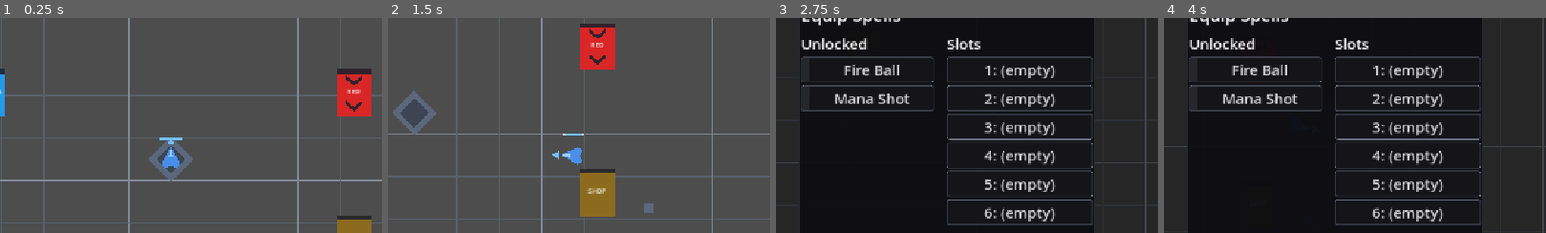
Above: before the commit, frames 1-4 (left to right).
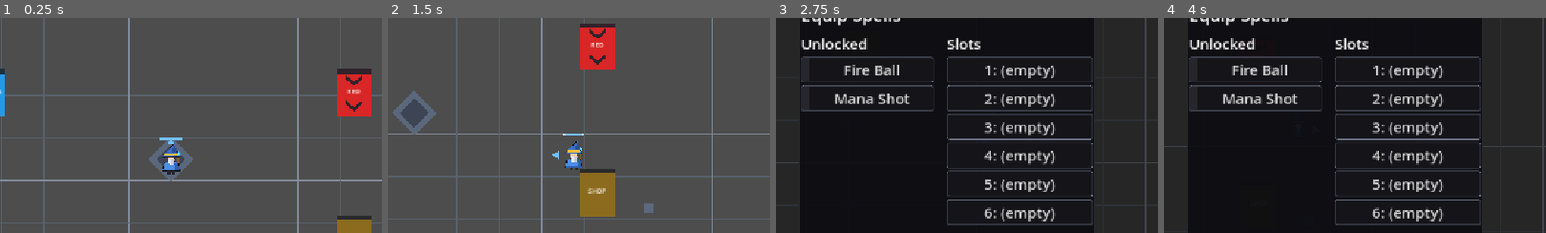
Above: after the commit, the same moments.

Repository: BestestGameStudio/gangU
Game: Godot game, scene res://scenes/main.tscn
Same seed, same stepped clock (60 frames per second), same inputs: the game is played once before the commit and once after it.
Inputs (mouse positions are % of the whole screen's width and height, from its top left):
- Up to frame 1 (0.25 s): no input
- Up to frame 2 (1.5 s): tap Enter at 0.5 s; move the mouse to (72, 45) at 0.52 s; hold D (move_right) 0.53-1.28 s; hold Space (cast) 0.53-1.28 s; move the mouse to (30, 55) at 1.27 s; hold S (move_down) from 1.28 s (still down); tap Space (cast) at 1.35 s
- Up to frame 3 (2.75 s): move the mouse to (60, 28) at 2.02 s; release S (move_down) at 2.03 s; hold D (move_right) from 2.03 s (still down); hold Tab (equip_panel) from 2.03 s (still down); tap Space (cast) at 2.3 s
- Up to frame 4 (4 s): move the mouse to (45, 70) at 2.77 s; release D (move_right) at 2.78 s; release Tab (equip_panel) at 2.78 s; hold W (move_up) 2.78-3.53 s; tap E (use_consumable) at 2.85 s; tap Space (cast) at 3.05 s; move the mouse to (80, 65) at 3.52 s; hold A (move_left) from 3.53 s (still down); hold Space (cast) from 3.53 s (still down); tap 1 at 3.6 s
The pictures show only the part of the screen within x 28-78%, y 24-74%; the shares and areas given below are measured in that part.

The runs differ from the first frame. In frame 1, 0.4% of the frame differs, in the area x 42-48%, y 58-73%; in frame 2, 0.4%; in frame 3, less than 0.1%; in frame 4, less than 0.1%.

Commit message:
Wizard player: AnimatedSprite2D integration (#137) (#157)
* Add files via upload

* Delete scripts/player.gd

* Rename 1-player.gd to player.gd

* Add files via upload

* Delete scripts/test89_player_visual.gd

* Rename 2-test89_player_visual.gd to test89_player_visual.gd

* Add files via upload

* Delete scenes/main.tscn

* Rename 3-main.tscn to main.tscn

* Add files via upload

* Delete scripts/player.gd

* Rename 1-player.gd to player.gd

* Add files via upload

* Delete scripts/test89_player_visual.gd

* Rename 2-test89_player_visual.gd to test89_player_visual.gd

Diff:
--- a/scenes/main.tscn
+++ b/scenes/main.tscn
@@ -1,8 +1,192 @@
-[gd_scene load_steps=4 format=3 uid="uid://bgangu1main"]
+[gd_scene load_steps=26 format=3 uid="uid://bgangu1main"]
 
 [ext_resource type="Script" path="res://scripts/main.gd" id="1_main"]
 [ext_resource type="PackedScene" uid="uid://bgangu2player" path="res://scenes/player.tscn" id="2_player"]
 [ext_resource type="Script" path="res://scripts/camera_follow.gd" id="3_camera"]
+[ext_resource type="Texture2D" uid="uid://b3uskwef8wg77" path="res://assets/sprites/main_character.png" id="4_sheet"]
+
+[sub_resource type="AtlasTexture" id="AtlasTexture_idle_down_0"]
+atlas = ExtResource("4_sheet")
+region = Rect2(0, 0, 32, 48)
+
+[sub_resource type="AtlasTexture" id="AtlasTexture_walk_down_1"]
+atlas = ExtResource("4_sheet")
+region = Rect2(32, 0, 32, 48)
+
+[sub_resource type="AtlasTexture" id="AtlasTexture_walk_down_2"]
+atlas = ExtResource("4_sheet")
+region = Rect2(64, 0, 32, 48)
+
+[sub_resource type="AtlasTexture" id="AtlasTexture_walk_down_3"]
+atlas = ExtResource("4_sheet")
+region = Rect2(96, 0, 32, 48)
+
+[sub_resource type="AtlasTexture" id="AtlasTexture_walk_down_4"]
+atlas = ExtResource("4_sheet")
+region = Rect2(128, 0, 32, 48)
+
+[sub_resource type="AtlasTexture" id="AtlasTexture_idle_left_0"]
+atlas = ExtResource("4_sheet")
+region = Rect2(0, 48, 32, 48)
+
+[sub_resource type="AtlasTexture" id="AtlasTexture_walk_left_1"]
+atlas = ExtResource("4_sheet")
+region = Rect2(32, 48, 32, 48)
+
+[sub_resource type="AtlasTexture" id="AtlasTexture_walk_left_2"]
+atlas = ExtResource("4_sheet")
+region = Rect2(64, 48, 32, 48)
+
+[sub_resource type="AtlasTexture" id="AtlasTexture_walk_left_3"]
+atlas = ExtResource("4_sheet")
+region = Rect2(96, 48, 32, 48)
+
+[sub_resource type="AtlasTexture" id="AtlasTexture_walk_left_4"]
+atlas = ExtResource("4_sheet")
+region = Rect2(128, 48, 32, 48)
+
+[sub_resource type="AtlasTexture" id="AtlasTexture_idle_right_0"]
+atlas = ExtResource("4_sheet")
+region = Rect2(0, 96, 32, 48)
+
+[sub_resource type="AtlasTexture" id="AtlasTexture_walk_right_1"]
+atlas = ExtResource("4_sheet")
+region = Rect2(32, 96, 32, 48)
+
+[sub_resource type="AtlasTexture" id="AtlasTexture_walk_right_2"]
+atlas = ExtResource("4_sheet")
+region = Rect2(64, 96, 32, 48)
+
+[sub_resource type="AtlasTexture" id="AtlasTexture_walk_right_3"]
+atlas = ExtResource("4_sheet")
+region = Rect2(96, 96, 32, 48)
+
+[sub_resource type="AtlasTexture" id="AtlasTexture_walk_right_4"]
+atlas = ExtResource("4_sheet")
+region = Rect2(128, 96, 32, 48)
+
+[sub_resource type="AtlasTexture" id="AtlasTexture_idle_up_0"]
+atlas = ExtResource("4_sheet")
+region = Rect2(0, 144, 32, 48)
+
+[sub_resource type="AtlasTexture" id="AtlasTexture_walk_up_1"]
+atlas = ExtResource("4_sheet")
+region = Rect2(32, 144, 32, 48)
+
+[sub_resource type="AtlasTexture" id="AtlasTexture_walk_up_2"]
+atlas = ExtResource("4_sheet")
+region = Rect2(64, 144, 32, 48)
+
+[sub_resource type="AtlasTexture" id="AtlasTexture_walk_up_3"]
+atlas = ExtResource("4_sheet")
+region = Rect2(96, 144, 32, 48)
+
+[sub_resource type="AtlasTexture" id="AtlasTexture_walk_up_4"]
+atlas = ExtResource("4_sheet")
+region = Rect2(128, 144, 32, 48)
+
+[sub_resource type="SpriteFrames" id="SpriteFrames_wizard"]
+animations = [{
+"frames": [{
+"duration": 1.0,
+"texture": SubResource("AtlasTexture_idle_down_0")
+}],
+"loop": true,
+"name": &"idle_down",
+"speed": 5.0
+}, {
+"frames": [{
+"duration": 1.0,
+"texture": SubResource("AtlasTexture_walk_down_1")
+}, {
+"duration": 1.0,
+"texture": SubResource("AtlasTexture_walk_down_2")
+}, {
+"duration": 1.0,
+"texture": SubResource("AtlasTexture_walk_down_3")
+}, {
+"duration": 1.0,
+"texture": SubResource("AtlasTexture_walk_down_4")
+}],
+"loop": true,
+"name": &"walk_down",
+"speed": 8.0
+}, {
+"frames": [{
+"duration": 1.0,
+"texture": SubResource("AtlasTexture_idle_left_0")
+}],
+"loop": true,
+"name": &"idle_left",
+"speed": 5.0
+}, {
+"frames": [{
+"duration": 1.0,
+"texture": SubResource("AtlasTexture_walk_left_1")
+}, {
+"duration": 1.0,
+"texture": SubResource("AtlasTexture_walk_left_2")
+}, {
+"duration": 1.0,
+"texture": SubResource("AtlasTexture_walk_left_3")
+}, {
+"duration": 1.0,
+"texture": SubResource("AtlasTexture_walk_left_4")
+}],
+"loop": true,
+"name": &"walk_left",
+"speed": 8.0
+}, {
+"frames": [{
+"duration": 1.0,
+"texture": SubResource("AtlasTexture_idle_right_0")
+}],
+"loop": true,
+"name": &"idle_right",
+"speed": 5.0
+}, {
+"frames": [{
+"duration": 1.0,
+"texture": SubResource("AtlasTexture_walk_right_1")
+}, {
+"duration": 1.0,
+"texture": SubResource("AtlasTexture_walk_right_2")
+}, {
+"duration": 1.0,
+"texture": SubResource("AtlasTexture_walk_right_3")
+}, {
+"duration": 1.0,
+"texture": SubResource("AtlasTexture_walk_right_4")
+}],
+"loop": true,
+"name": &"walk_right",
+"speed": 8.0
+}, {
+"frames": [{
+"duration": 1.0,
+"texture": SubResource("AtlasTexture_idle_up_0")
+}],
+"loop": true,
+"name": &"idle_up",
+"speed": 5.0
+}, {
+"frames": [{
+"duration": 1.0,
+"texture": SubResource("AtlasTexture_walk_up_1")
+}, {
+"duration": 1.0,
+"texture": SubResource("AtlasTexture_walk_up_2")
+}, {
+"duration": 1.0,
+"texture": SubResource("AtlasTexture_walk_up_3")
+}, {
+"duration": 1.0,
+"texture": SubResource("AtlasTexture_walk_up_4")
+}],
+"loop": true,
+"name": &"walk_up",
+"speed": 8.0
+}]
 
 [node name="Main" type="Node2D"]
 script = ExtResource("1_main")
@@ -10,5 +194,10 @@
 [node name="Player" parent="." instance=ExtResource("2_player")]
 position = Vector2(576, 324)
 
+[node name="WizardSprite" type="AnimatedSprite2D" parent="Player"]
+texture_filter = 1
+sprite_frames = SubResource("SpriteFrames_wizard")
+animation = &"idle_down"
+
 [node name="FollowCamera" type="Camera2D" parent="."]
 script = ExtResource("3_camera")
--- a/scripts/player.gd
+++ b/scripts/player.gd
@@ -13,11 +13,27 @@
 
 var hp: int
 
+## #137: wizard sprite facing state. The 8-way movement vector collapses to
+## 4-way facing on the dominant axis (exact diagonals resolve vertically) and
+## the last facing is retained while idle. Down is the at-rest facing.
+var facing: StringName = &"down"
+
 @onready var aim_indicator: Node2D = $AimIndicator
 @onready var body: Polygon2D = $Body
+@onready var nose_edge: Polygon2D = $NoseEdge
+## #137: AnimatedSprite2D wizard, added by main.tscn's Player subtree. Null in
+## bare player.tscn instances (test arenas), which keep the legacy Body dart.
+@onready var sprite: AnimatedSprite2D = get_node_or_null("WizardSprite")
 
 func _ready() -> void:
 	hp = max_hp
+	if sprite != null:
+		# Legacy dart hull + its nose accent both retire when the wizard art
+		# carries the player visual; the AimIndicator is aim, not hull, and
+		# stays. Bare player.tscn instances keep all three legacy visuals.
+		body.visible = false
+		nose_edge.visible = false
+		_update_sprite(false)
 
 ## #5 contract: single damage entry point. Clamps HP at 0 and emits
 ## health_changed ONLY from inside here, so HP can never change silently.
@@ -45,9 +61,29 @@
 	var input_dir := Input.get_vector(&"move_left", &"move_right", &"move_up", &"move_down")
 	velocity = input_dir * speed
 	move_and_slide()
+	if sprite != null:
+		if input_dir != Vector2.ZERO:
+			# 8-way -> 4-way: dominant axis wins, exact diagonals face vertically.
+			if absf(input_dir.x) > absf(input_dir.y):
+				facing = &"right" if input_dir.x > 0.0 else &"left"
+			else:
+				facing = &"down" if input_dir.y > 0.0 else &"up"
+		_update_sprite(input_dir != Vector2.ZERO)
 
 func _process(_delta: float) -> void:
 	# Face the mouse cursor; manual aim only.
 	var aim_dir := global_position.direction_to(get_global_mouse_position())
 	if aim_dir.length_squared() > 0.0:
 		rotation = aim_dir.angle()
+	if sprite != null:
+		# Aim rotation stays on the player node (cast/aim contract, #137):
+		# the wizard art itself must stay upright - its facing comes from
+		# directional animation frames, not node rotation.
+		sprite.global_rotation = 0.0
+
+## #137: drive idle_<dir>/walk_<dir> from the retained facing + movement.
+func _update_sprite(walking: bool) -> void:
+	var prefix := "walk_" if walking else "idle_"
+	var anim := StringName(prefix + String(facing))
+	if sprite.animation != anim or not sprite.is_playing():
+		sprite.play(anim)
--- a/scripts/test89_player_visual.gd
+++ b/scripts/test89_player_visual.gd
@@ -1,27 +1,38 @@
 extends SceneTree
-## #89 acceptance driver (headless, production composition via main.tscn).
-## Proves the player VISUAL restyle within its exact boundary:
-##   r16       - CollisionShape2D still carries CircleShape2D radius 16.0
-##               (collision byte-untouched by the restyle)
-##   hull      - Body polygon is EXACTLY the angular dart hull with the nose
-##               at +X, blue-family fill (b > r, b > g)
-##   nose edge - NoseEdge accent child present at the nose, light blue
-##   aim tint  - AimIndicator is blue-family (was orange-red), same triangle
-##               at (22,0)
-##   bar tint  - CooldownBarFill is blue-family, BG stays neutral
-##   aim track - player rotation follows the cursor (nose = facing edge):
-##               warped mouse positions produce the expected angles
-##   hub boot  - production hub boots with the player present
-##   dungeon   - real normal-gate entry: blue player among three orange
-##               enemies (enemy bodies r > b, player b > r)
-## The hull/tint legs FAIL on the old base (square Body, red AimIndicator,
-## orange fill) - meaningful negative. Gate use follows the test9 direct
-## _on_body_entered idiom - NOT real-input movement proof.
+## #137 acceptance driver (headless, production composition via main.tscn).
+## Proves the wizard AnimatedSprite2D integration within its exact boundary:
+##   r16        - CollisionShape2D still carries CircleShape2D radius 16.0
+##                (collision byte-untouched by the integration)
+##   sprite     - WizardSprite AnimatedSprite2D present in the PLAYER subtree,
+##                legacy Polygon2D Body hidden (DECOR LEGS: both FAIL on
+##                pre-sprite main, where no WizardSprite exists and the Body
+##                dart is visible - the meaningful negative)
+##   frames     - SpriteFrames carries exactly idle_<dir>/walk_<dir> for
+##                down/left/right/up: idle 1 frame, walk 4 frames, looped
+##   facing     - real movement input drives facing: right/up/left walks
+##                select walk_<dir>; releasing input keeps the LAST facing
+##                via idle_<dir>; an exact right+up diagonal resolves
+##                vertically (walk_up); at rest the facing is idle_down
+##   upright    - sprite global_rotation stays 0 while the player node
+##                rotates to aim (aim/cast contract unchanged)
+##   contrast   - sprite silhouette: walk_down frame is opaque over its body
+##                and its robe pixel reads blue-family (b>r, b>g); the three
+##                dungeon enemies still read orange (r>b)
+##   aim tint   - AimIndicator is blue-family (was orange-red), same triangle
+##                at (22,0)
+##   bar tint   - CooldownBarFill is blue-family, BG stays neutral
+##   aim track  - player rotation follows the cursor, warped mouse positions
+##                produce the expected angles
+##   hub boot   - production hub boots with the player present
+##   dungeon    - real normal-gate entry: shared player arrives in DungeonA
+## Gate use follows the test9 direct _on_body_entered idiom. Movement legs
+## use real Input.action_press physics frames.
 
-const EXPECTED_HULL: Array[Vector2] = [Vector2(20, 0), Vector2(-6, -13), Vector2(-14, -9), Vector2(-9, 0), Vector2(-14, 9), Vector2(-6, 13)]
+const DIRS: Array[StringName] = [&"down", &"left", &"right", &"up"]
 
 var scene: Node
 var p: CharacterBody2D
+var sprite: AnimatedSprite2D
 var phase := 0
 var t := 0.0
 var fails := 0
@@ -39,6 +50,10 @@
 func _blue_family(c: Color) -> bool:
 	return c.b > c.r and c.b > c.g
 
+func _frame_color(tex: Texture2D, uv: Vector2i) -> Color:
+	var img := tex.get_image()
+	return img.get_pixel(clampi(uv.x, 0, img.get_width() - 1), clampi(uv.y, 0, img.get_height() - 1))
+
 func _process(delta: float) -> bool:
 	t += delta
 	match phase:
@@ -49,59 +64,120 @@
 				var cs: CollisionShape2D = p.get_node("CollisionShape2D")
 				_check("r16: collision circle radius unchanged at 16.0",
 					cs.shape is CircleShape2D and is_equal_approx(cs.shape.radius, 16.0))
+				sprite = p.get_node_or_null("WizardSprite")
+				_check("sprite: WizardSprite AnimatedSprite2D present in PLAYER subtree",
+					sprite != null and sprite is AnimatedSprite2D)
 				var body: Polygon2D = p.get_node("Body")
-				var hull_ok: bool = body.polygon.size() == EXPECTED_HULL.size()
-				for i in mini(body.polygon.size(), EXPECTED_HULL.size()):
-					if body.polygon[i] != EXPECTED_HULL[i]:
-						hull_ok = false
-				_check("hull: Body is EXACTLY the angular dart (nose +X)", hull_ok)
-				_check("hull: Body fill is blue-family", _blue_family(body.color))
-				var nose: Polygon2D = p.get_node_or_null("NoseEdge")
-				_check("nose edge: accent child present and light blue",
-					nose != null and _blue_family(nose.color))
+				_check("sprite: legacy Body dart hidden once sprite exists", not body.visible)
+				var nose: Polygon2D = p.get_node("NoseEdge")
+				_check("sprite: NoseEdge dart accent hidden once sprite exists", not nose.visible)
+				if sprite == null:
+					print("[89] DONE fails=", fails)
+					quit()
+					return true
+				var sf := sprite.sprite_frames
+				var frames_ok: bool = sf != null and sf.get_animation_names().size() == 8
+				if frames_ok:
+					for d in DIRS:
+						var idle := StringName("idle_" + String(d))
+						var walk := StringName("walk_" + String(d))
+						if not sf.has_animation(idle) or sf.get_frame_count(idle) != 1:
+							frames_ok = false
+						if not sf.has_animation(walk) or sf.get_frame_count(walk) != 4:
+							frames_ok = false
+				_check("frames: idle_<dir>/walk_<dir> x4, idle 1 frame, walk 4", frames_ok)
+				_check("facing: at rest plays idle_down",
+					sprite.animation == &"idle_down" and sprite.is_playing())
 				var aim: Polygon2D = p.get_node("AimIndicator")
 				_check("aim tint: AimIndicator blue-family, triangle at (22,0)",
 					_blue_family(aim.color) and aim.position == Vector2(22, 0)
 					and aim.polygon.size() == 3)
 				var fill: Polygon2D = p.get_node("SpellCaster/CooldownBarFill")
 				_check("bar tint: CooldownBarFill blue-family", _blue_family(fill.color))
-				# Aim tracking: cursor right of player => angle ~0, above => ~-PI/2
-				Input.warp_mouse(Vector2(900, 480))
+				Input.action_press("move_right")
 				phase = 1; t = 0
 		1:
+			if t > 0.3:
+				_check("facing: moving right plays walk_right", sprite.animation == &"walk_right")
+				Input.action_release("move_right")
+				phase = 2; t = 0
+		2:
+			if t > 0.3:
+				_check("facing: last facing retained while idle (idle_right)",
+					sprite.animation == &"idle_right" and p.velocity == Vector2.ZERO)
+				Input.action_press("move_up")
+				phase = 3; t = 0
+		3:
+			if t > 0.3:
+				_check("facing: moving up plays walk_up", sprite.animation == &"walk_up")
+				Input.action_press("move_right")  # exact diagonal: x == y
+				phase = 4; t = 0
+		4:
+			if t > 0.3:
+				_check("facing: exact right+up diagonal resolves vertically (walk_up)",
+					sprite.animation == &"walk_up")
+				Input.action_release("move_up")
+				Input.action_release("move_right")
+				Input.action_press("move_left")
+				phase = 5; t = 0
+		5:
+			if t > 0.3:
+				_check("facing: moving left plays walk_left", sprite.animation == &"walk_left")
+				Input.action_release("move_left")
+				# Aim rotation contract: cursor right of player => angle ~0,
+				# sprite art itself stays upright.
+				Input.warp_mouse(Vector2(900, 480))
+				phase = 6; t = 0
+		6:
 			if t > 0.2:
 				# Same world-cursor input player.gd aims at (camera transform
 				# included): rotation must equal the angle to the actual cursor.
 				var expected := p.global_position.direction_to(p.get_global_mouse_position()).angle()
-				_check("aim track: nose faces cursor (cursor right)",
+				_check("aim track: rotation faces cursor (cursor right)",
 					absf(wrapf(p.rotation - expected, -PI, PI)) < 0.05)
+				_check("upright: sprite global_rotation is 0 under aim rotation",
+					absf(sprite.global_rotation) < 0.001)
 				Input.warp_mouse(Vector2(576, 80))
-				phase = 2; t = 0
-		2:
+				phase = 7; t = 0
+		7:
 			if t > 0.2:
 				var expected := p.global_position.direction_to(p.get_global_mouse_position()).angle()
-				_check("aim track: nose faces cursor (cursor top-center)",
+				_check("aim track: rotation faces cursor (cursor top-center)",
 					absf(wrapf(p.rotation - expected, -PI, PI)) < 0.05)
+				_check("upright: sprite still upright after re-aim",
+					absf(sprite.global_rotation) < 0.001)
 				var g: Gate = scene.current_area.get_node("GateNormal")
 				g._on_body_entered(p)
-				phase = 3; t = 0
-		3:
+				phase = 8; t = 0
+		8:
 			if t > 0.4:
 				_check("dungeon boot: real normal-gate entry into DungeonA",
 					scene.current_area.name == "DungeonA")
+				_check("dungeon: shared player still carries the wizard sprite",
+					p.get_node_or_null("WizardSprite") == sprite)
+				var walk_down := sprite.sprite_frames.get_frame_texture(&"walk_down", 0)
+				var img := walk_down.get_image()
+				var opaque := 0
+				for y in img.get_height():
+					for x in img.get_width():
+						if img.get_pixel(x, y).a > 0.5:
+							opaque += 1
+				_check("contrast: walk_down silhouette opaque over its body",
+					opaque > 300)
+				_check("contrast: sprite robe pixel is blue-family (b>r, b>g)",
+					_blue_family(_frame_color(walk_down, Vector2i(14, 34))))
 				var enemies := get_nodes_in_group("enemies")
 				var orange_ok: bool = enemies.size() == 3
 				for e in enemies:
 					# Enemy visual is the Spikes Polygon2D on current main (#90);
 					# ColorRect is the pre-#90 shape (old-base fallback). Either way
-					# the enemy body must read orange (r>b) against the blue player.
+					# the enemy body must read orange (r > b) against the blue player.
 					var vis: Node = e.get_node_or_null("Spikes")
 					if vis == null:
 						vis = e.get_node_or_null("ColorRect")
 					if vis == null or not (vis.color.r > vis.color.b):
 						orange_ok = false
-				_check("contrast: 3 orange enemies (r>b) vs blue player (b>r)",
-					orange_ok and _blue_family(p.get_node("Body").color))
+				_check("contrast: 3 orange enemies (r>b) vs blue wizard robe", orange_ok)
 				if fails == 0:
 					print("[89] ALL PASS")
 				print("[89] DONE fails=", fails)
